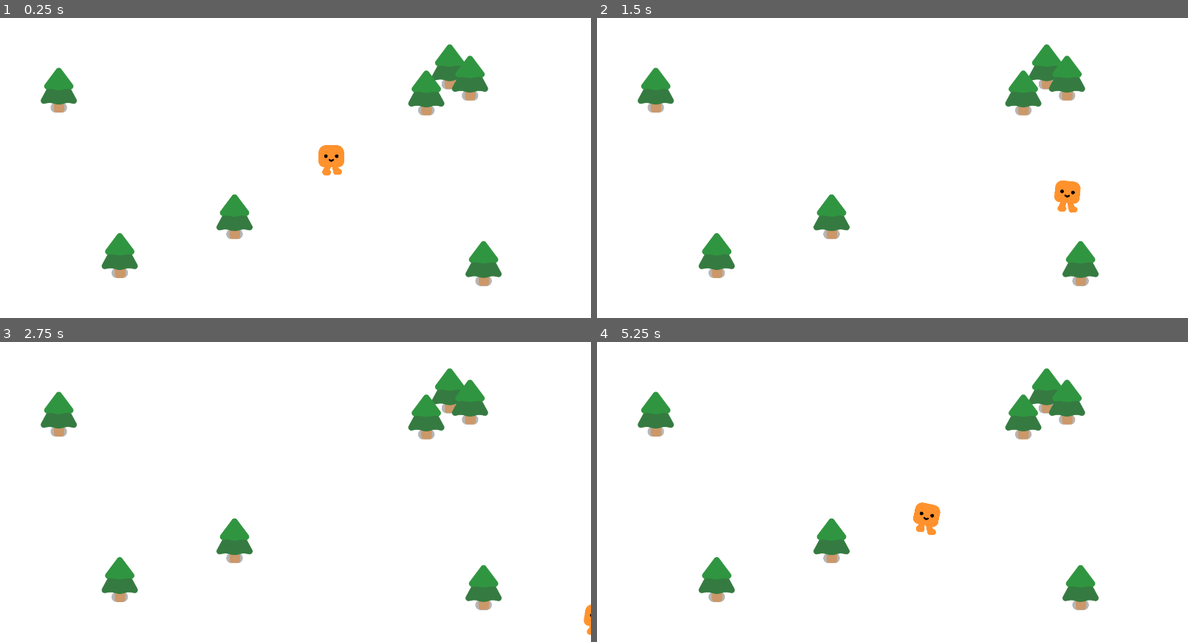
Above: before the commit, frames 1-4 (two rows, left to right).
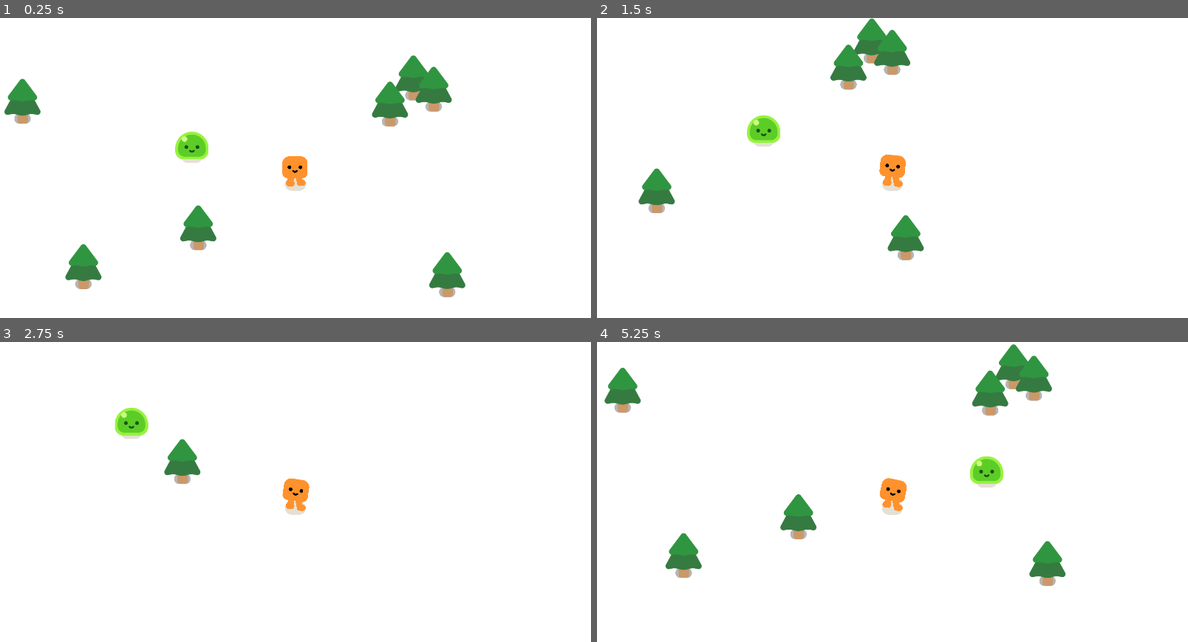
Above: after the commit, the same moments.

Repository: MiseHinoha/survivors-like-practice
Game: Godot game, scene res://survivors_game.tscn
Same seed, same stepped clock (60 frames per second), same inputs: the game is played once before the commit and once after it.
Inputs:
- Up to frame 1 (0.25 s): no input
- Up to frame 2 (1.5 s): hold D (move_right) 0.53-1.28 s; hold S (move_down) from 1.28 s (still down)
- Up to frame 3 (2.75 s): release S (move_down) at 2.03 s; hold D (move_right) from 2.03 s (still down)
- Up to frame 4 (5.25 s): release D (move_right) at 2.78 s; hold W (move_up) 2.78-3.53 s; hold A (move_left) 3.53-5.03 s; hold S (move_down) from 5.03 s (still down)

The runs differ from the first frame. In frame 1, 8.2% of the frame differs, in the area x 0-85%, y 8-94%; in frame 2, 7.9%; in frame 3, 5.5%; in frame 4, 8.8%, in the area x 1-85%, y 0-90%.

Commit message:
完成怪物的设置和设置画布

Diff:
--- /dev/null
+++ b/mob.gd
@@ -0,0 +1,10 @@
+extends CharacterBody2D
+
+@export var speed = 300.0
+
+@onready var player = get_node("/root/Game/Player")	# onready等同于放进ready函数中
+
+func _physics_process(delta):
+	var direction = global_position.direction_to(player.global_position)
+	velocity = direction * speed
+	move_and_slide()
--- /dev/null
+++ b/mob.tscn
@@ -0,0 +1,16 @@
+[gd_scene load_steps=4 format=3 uid="uid://dprpy5lxgr4hk"]
+
+[ext_resource type="PackedScene" uid="uid://ogik4s70pgwl" path="res://characters/slime/slime.tscn" id="1_5blua"]
+[ext_resource type="Script" path="res://mob.gd" id="1_gad7s"]
+
+[sub_resource type="CircleShape2D" id="CircleShape2D_fg8p6"]
+radius = 52.0
+
+[node name="Mob" type="CharacterBody2D"]
+script = ExtResource("1_gad7s")
+
+[node name="Slime" parent="." instance=ExtResource("1_5blua")]
+
+[node name="CollisionShape2D" type="CollisionShape2D" parent="."]
+position = Vector2(0, -30)
+shape = SubResource("CircleShape2D_fg8p6")
--- a/player.tscn
+++ b/player.tscn
@@ -14,3 +14,5 @@
 
 [node name="CollisionShape2D" type="CollisionShape2D" parent="."]
 shape = SubResource("CircleShape2D_q0qin")
+
+[node name="Camera2D" type="Camera2D" parent="."]
--- a/survivors_game.tscn
+++ b/survivors_game.tscn
@@ -1,12 +1,16 @@
-[gd_scene load_steps=3 format=3 uid="uid://bp5arsox3i55o"]
+[gd_scene load_steps=4 format=3 uid="uid://bp5arsox3i55o"]
 
 [ext_resource type="PackedScene" uid="uid://gyy22lwwmn67" path="res://player.tscn" id="1_igpne"]
 [ext_resource type="PackedScene" uid="uid://drn04lix5eamb" path="res://tree.tscn" id="2_ox804"]
+[ext_resource type="PackedScene" uid="uid://dprpy5lxgr4hk" path="res://mob.tscn" id="3_jr41y"]
 
 [node name="Game" type="Node2D"]
 y_sort_enabled = true
 
-[node name="ColorRect" type="ColorRect" parent="."]
+[node name="CanvasLayer" type="CanvasLayer" parent="."]
+layer = -30
+
+[node name="ColorRect" type="ColorRect" parent="CanvasLayer"]
 offset_right = 1920.0
 offset_bottom = 1080.0
 
@@ -33,3 +37,6 @@
 
 [node name="Tree7" parent="." instance=ExtResource("2_ox804")]
 position = Vector2(1571, 854)
+
+[node name="Mob" parent="." instance=ExtResource("3_jr41y")]
+position = Vector2(669, 395)
